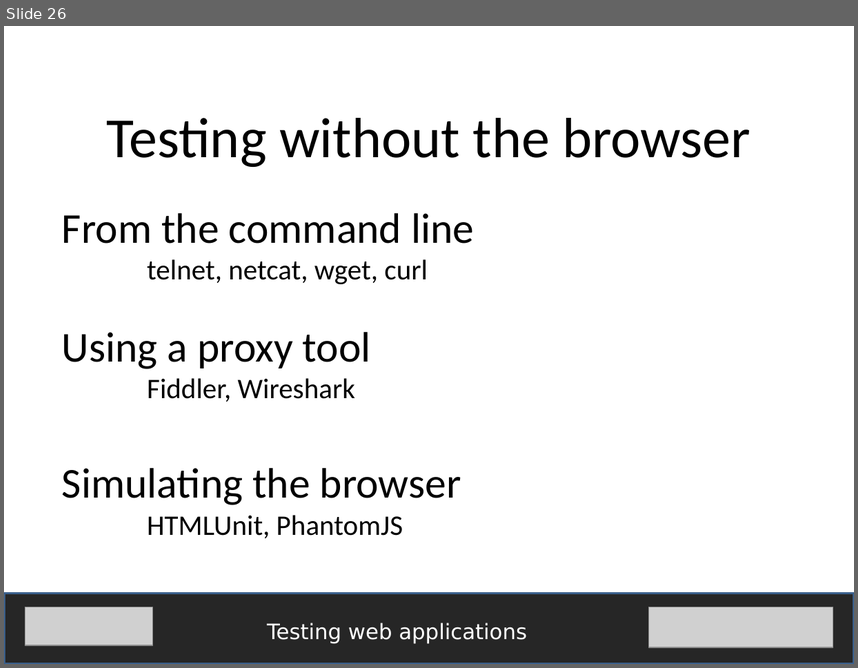
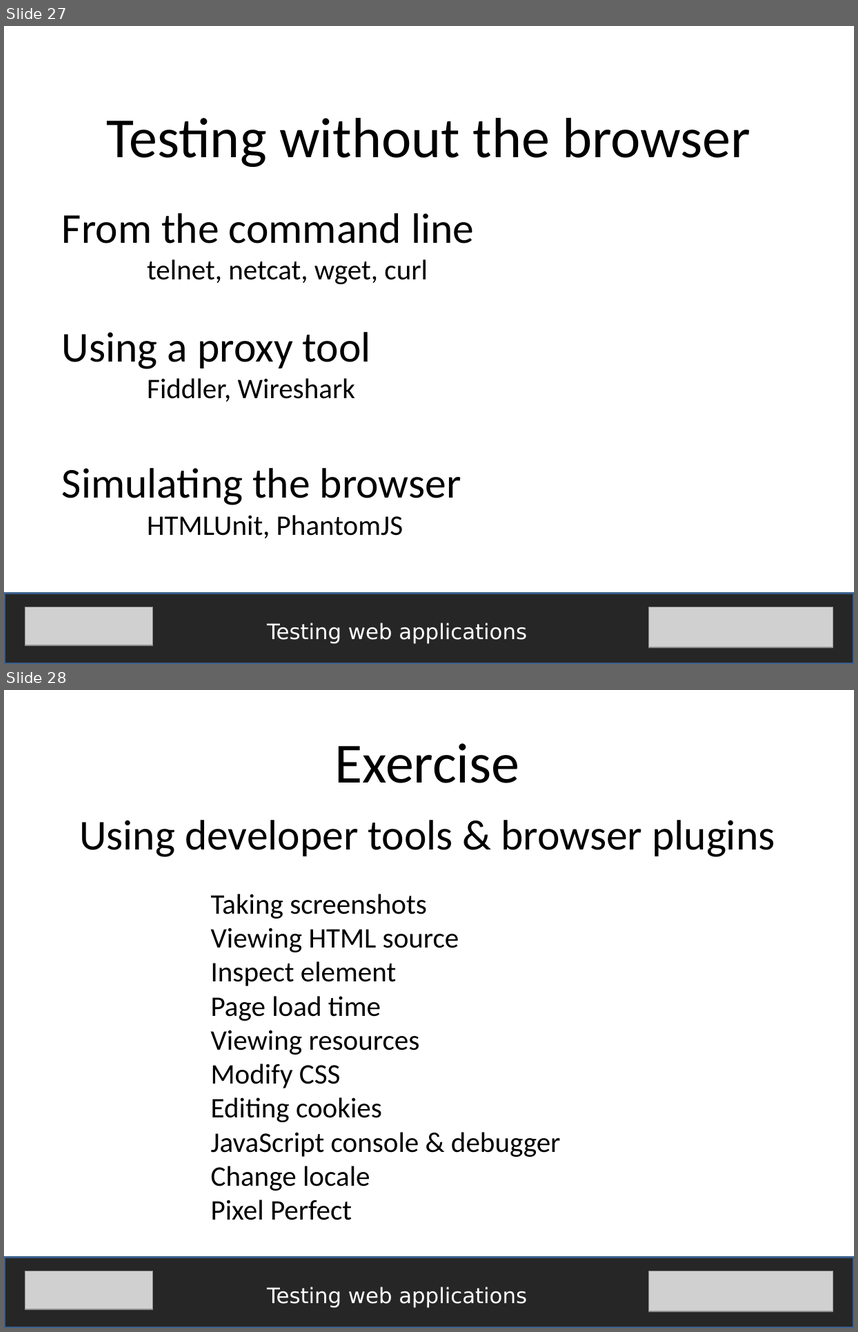
Before and after one commit to fijiaaron/testing-web-apps-and-services, a slide deck: presentations/Testing web apps.pptx. Shown one above the other, each under a label of ours: slide 26 before the commit, slides 27 and 28 after it. The pictures are 858x668 and 858x1332 pixels, drawn with LibreOffice and Linux fonts; fonts in the diff are those of the drawing; grey boxes stand for pictures. Boxes give left, top, right and bottom in pixels: in the first picture for what was removed or moved away, otherwise in the second. Text is boxed around its words. In the diff, an @@ line names an element or a change of style, - is before the commit and + after.

Commit message:
updated testing web apps presentation and added server side validation presentation

```diff
--- a/presentations/Testing web apps.pptx
+++ b/presentations/Testing web apps.pptx
@@ slide 28 added at (x1=4, y1=690, x2=854, y2=1328), background #FFFFFF @@
@@ text added at (x1=335, y1=743, x2=520, y2=783), 48 pt, text #000000 @@
+Exercise
@@ text added at (x1=79, y1=820, x2=775, y2=857), 36 pt, text #000000 @@
+Using developer tools & browser plugins
@@ text added at (x1=211, y1=894, x2=561, y2=1220), 24 pt, text #000000 @@
+Taking screenshots
+Viewing HTML source
+Inspect element
+Page load time
+Viewing resources
+Modify CSS
+Editing cookies
+JavaScript console & debugger
+Change locale
+Pixel Perfect
@@ rectangle added at (x1=4, y1=1257, x2=854, y2=1328), fill #262626, outline #3A5F8C 2 pt @@
@@ picture added at (x1=25, y1=1270, x2=153, y2=1309) @@
@@ text added at (x1=267, y1=1286, x2=527, y2=1308), 18 pt, text #FFFFFF @@
+Testing web applications
@@ picture added at (x1=648, y1=1270, x2=833, y2=1310) @@
@@ what was slide 26 is now slide 27 @@
```
Also in this commit, not shown: 3 slides changed, 1 other slide added, 1 slide removed, 1 other file.
